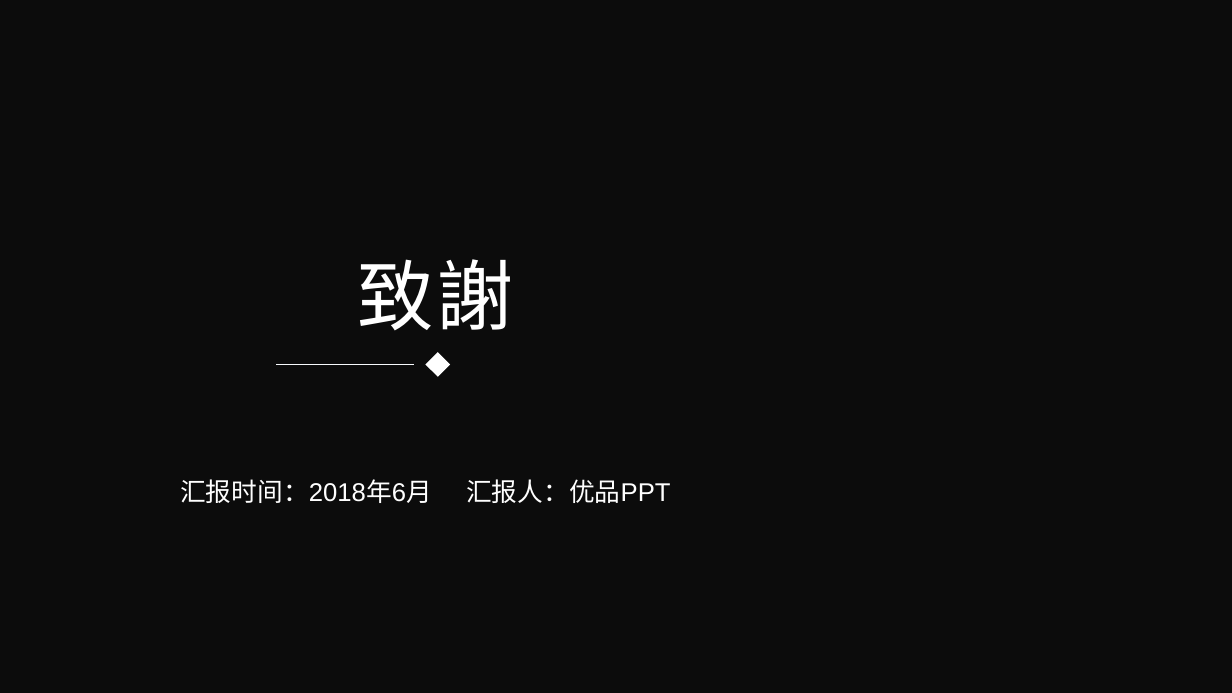
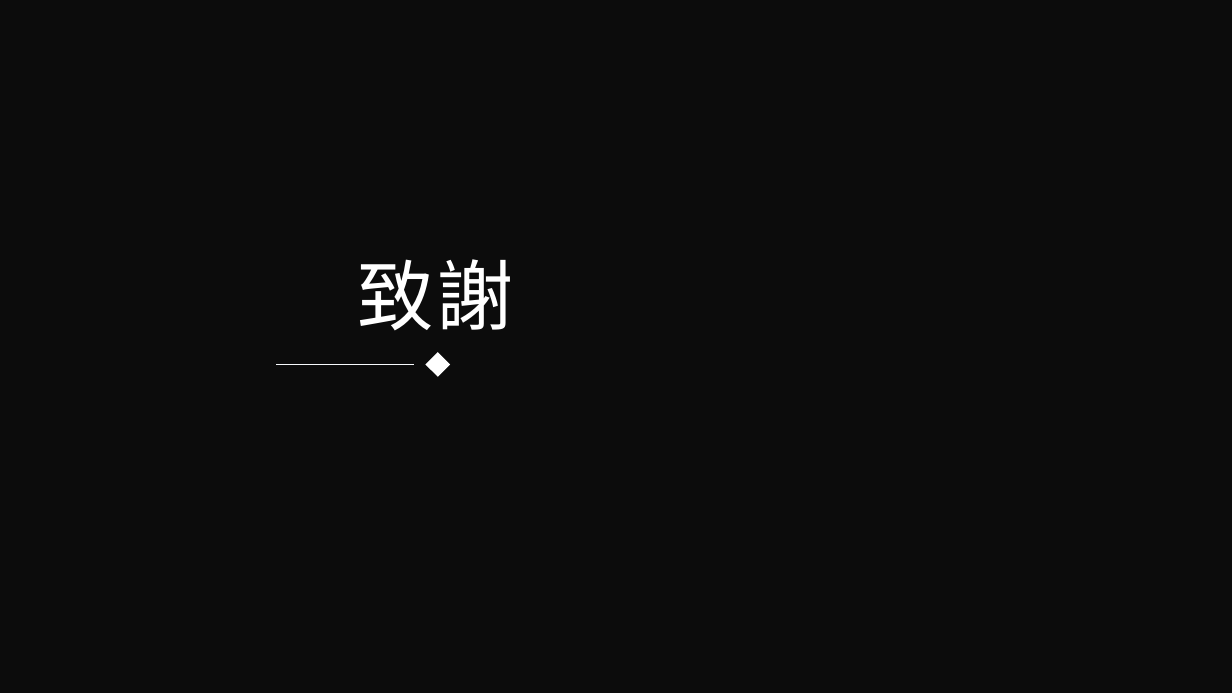
Before and after one commit to Sikako/hackthon, a slide deck: slide 11 of bigdata.pptx (slide 27 before the commit). Drawn at 1232x693 pixels with LibreOffice and Linux fonts; fonts in the diff are those of the drawing; background and template pictures are left out; a plain dark background stands for a picture behind light text. Boxes give left, top, right and bottom in pixels: in the first picture for what was removed or moved away, otherwise in the second. Text is boxed around its words. In the diff, an @@ line names an element or a change of style, - is before the commit and + after.

```diff
--- a/bigdata.pptx
+++ b/bigdata.pptx
@@ text removed at (180,479,670,503) @@
-汇报时间：2018年6月 汇报人：优品PPT
```
Also in this commit, not shown: 2 other slides changed, 5 slides added, 3 slides removed.
